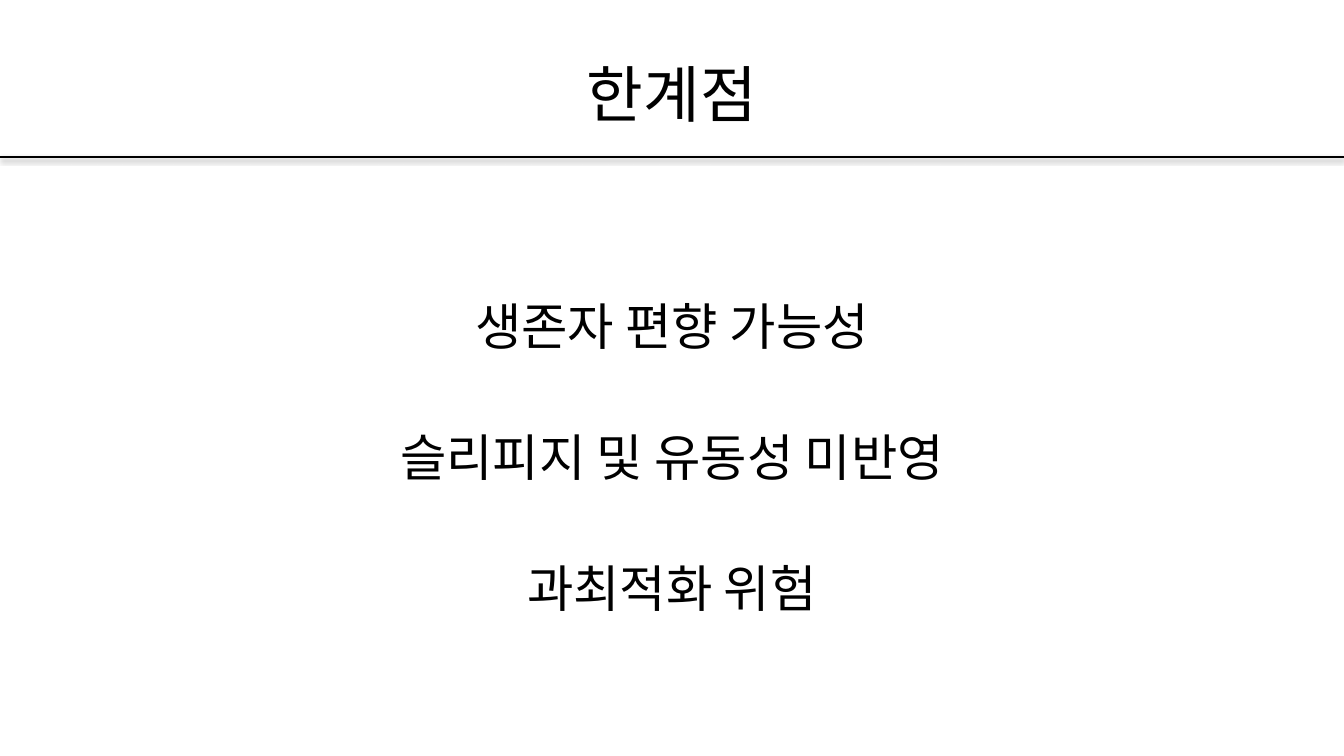
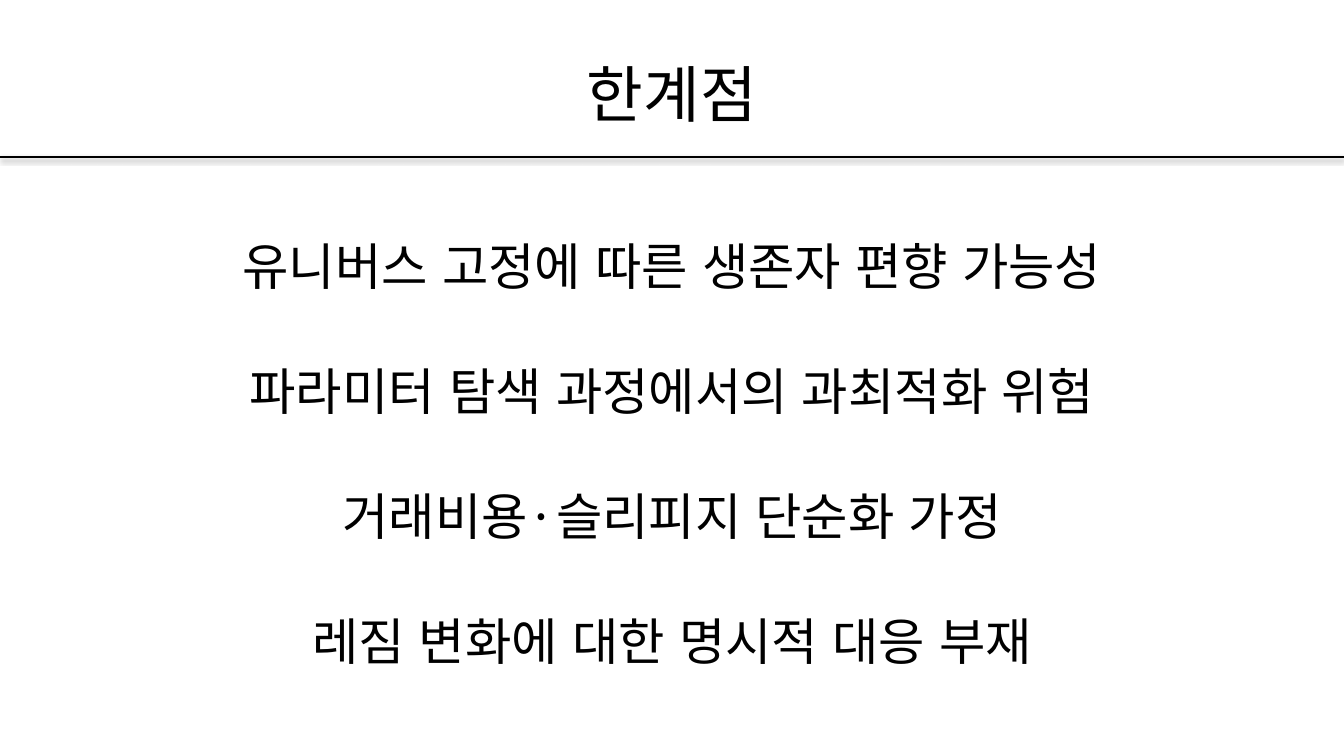
Before and after one commit to pdhman/KDT-AI-, a slide deck: slide 17 of 알파카_쿨다운_모멘텀_전략_발표초안.pptx (slide 11 before the commit). Drawn at 1344x756 pixels with LibreOffice and Linux fonts; fonts in the diff are those of the drawing. Boxes give left, top, right and bottom in pixels: in the first picture for what was removed or moved away, otherwise in the second. Text is boxed around its words. In the diff, an @@ line names an element or a change of style, - is before the commit and + after.

```diff
--- a/알파카_쿨다운_모멘텀_전략_발표초안.pptx
+++ b/알파카_쿨다운_모멘텀_전략_발표초안.pptx
@@ text at (243, 243, 1101, 664): text changed @@
-생존자 편향 가능성
-슬리피지 및 유동성 미반영
-과최적화 위험
+유니버스 고정에 따른 생존자 편향 가능성
+파라미터 탐색 과정에서의 과최적화 위험
+거래비용·슬리피지 단순화 가정
+레짐 변화에 대한 명시적 대응 부재
```
Also in this commit, not shown: 7 other slides changed, 6 slides added, 2 other files.
